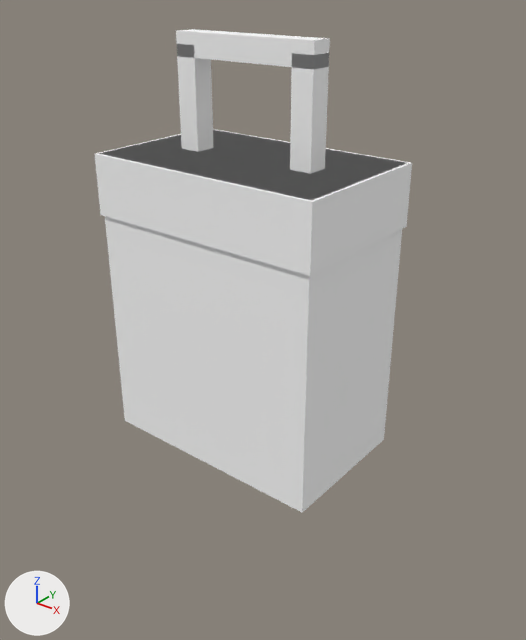
Two versions of the glTF model public/assets/models/generated/shopping-bag.glb, one commit apart.
The view is the same before and after, from a 50 mm lens placed at (0.157, -0.189, 0.183), pointed at (0.008, -0.003, 0.068). The axes (+X, +Y, +Z) are drawn at lower left. The lights are the same throughout. The first picture is the older version. Vertices at exactly the same position are counted once.

Objects in the first picture: 'shopping-bag'.
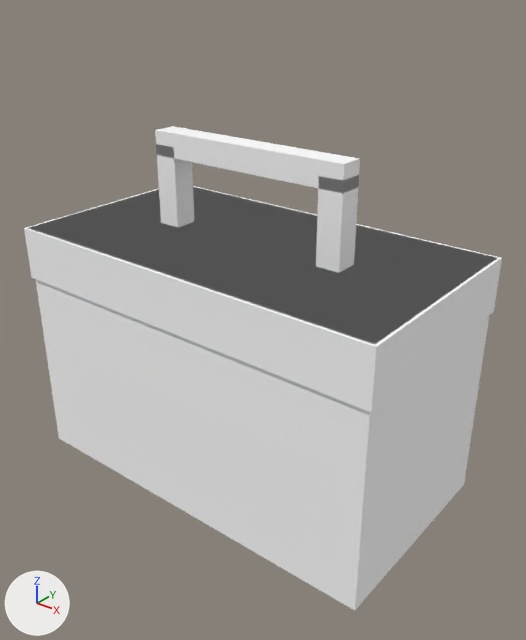
Changed parts and their boxes (x1, y1, x2, y2) in the pictures (526 x 640 px; the box of a moved part takes in the faces that stretch with it):
'shopping-bag', reshaped (51% wider): before (95, 29, 412, 512); after (24, 126, 502, 610)
part 1 of me_shopping_bag, moved or reshaped: before (95, 129, 412, 276); after (24, 186, 502, 412)
part 2 of me_shopping_bag, moved or reshaped: before (177, 44, 214, 152); after (156, 144, 194, 227)
part 3 of me_shopping_bag, moved or reshaped: before (290, 53, 329, 174); after (316, 176, 359, 273)
part 4 of me_shopping_bag, moved or reshaped: before (176, 29, 330, 69); after (155, 126, 360, 193)
part 5 of me_shopping_bag, moved or reshaped: before (103, 131, 404, 512); after (29, 187, 494, 610)

Diff of the bpy script that builds the scene:
```diff
--- a/public/assets/models/generated/shopping-bag.glb.py
+++ b/public/assets/models/generated/shopping-bag.glb.py
@@ me_shopping_bag @@
 # used by ob_shopping_bag; location = (0.0, 0.0, 0.0)
-me_shopping_bag.from_pydata(...)  # 40 vertices, 60 faces; spans x -0.046..0.046, y -0.0285..0.0285, z 0.015..0.164
-me_shopping_bag.vertices[0].co = (0.045, -0.0275, 0.125)  # pixel (311, 200)
-me_shopping_bag.vertices[1].co = (0.045, 0.0275, 0.125)  # pixel (408, 162)
-me_shopping_bag.vertices[2].co = (0.045, -0.0275, 0.015)  # pixel (302, 512)
-me_shopping_bag.vertices[3].co = (0.045, 0.0275, 0.015)  # pixel (383, 439)
-me_shopping_bag.vertices[4].co = (-0.045, 0.0275, 0.125)
-me_shopping_bag.vertices[5].co = (-0.045, -0.0275, 0.125)  # pixel (98, 153)
-me_shopping_bag.vertices[6].co = (-0.045, 0.0275, 0.015)
-me_shopping_bag.vertices[7].co = (-0.045, -0.0275, 0.015)  # pixel (124, 420)
+me_shopping_bag.from_pydata(...)  # 40 vertices, 60 faces; spans x -0.076..0.076, y -0.041..0.041, z 0.0..0.13
+# me_shopping_bag part 1: the loose piece of 8 vertices spanning x -0.046..0.046, y -0.0285..0.0285, z 0.103..0.125 is scaled about its middle by (1.65, 1.44, 0.909), then moved by (0.0, 0.0, -0.029)
+# me_shopping_bag part 2: the loose piece of 8 vertices spanning x -0.028..-0.02, y -0.004..0.004, z 0.125..0.16 is scaled about its middle by (1.12, 1.12, 0.857), then moved by (-0.012, 0.0, -0.0325)
+# me_shopping_bag part 3: the loose piece of 8 vertices spanning x 0.02..0.028, y -0.004..0.004, z 0.125..0.16 is scaled about its middle by (1.12, 1.12, 0.857), then moved by (0.012, 0.0, -0.0325)
+# me_shopping_bag part 4: the loose piece of 8 vertices spanning x -0.028..0.028, y -0.004..0.004, z 0.156..0.164 is scaled about its middle by (1.45, 1.12, 1.12), then moved by (0.0, 0.0, -0.0345)
+# me_shopping_bag part 5
+me_shopping_bag.vertices[0].co = (0.075, -0.04, 0.095)  # pixel (374, 344)
+me_shopping_bag.vertices[1].co = (0.075, 0.04, 0.095)  # pixel (497, 257)
+me_shopping_bag.vertices[2].co = (0.075, -0.04, 0.0)  # pixel (354, 610)
+me_shopping_bag.vertices[3].co = (0.075, 0.04, 0.0)  # pixel (464, 484)
+me_shopping_bag.vertices[4].co = (-0.075, 0.04, 0.095)
+me_shopping_bag.vertices[5].co = (-0.075, -0.04, 0.095)  # pixel (27, 227)
+me_shopping_bag.vertices[6].co = (-0.075, 0.04, 0.0)
+me_shopping_bag.vertices[7].co = (-0.075, -0.04, 0.0)  # pixel (58, 438)
 me_shopping_bag.materials.append(mat_atlas)
```
